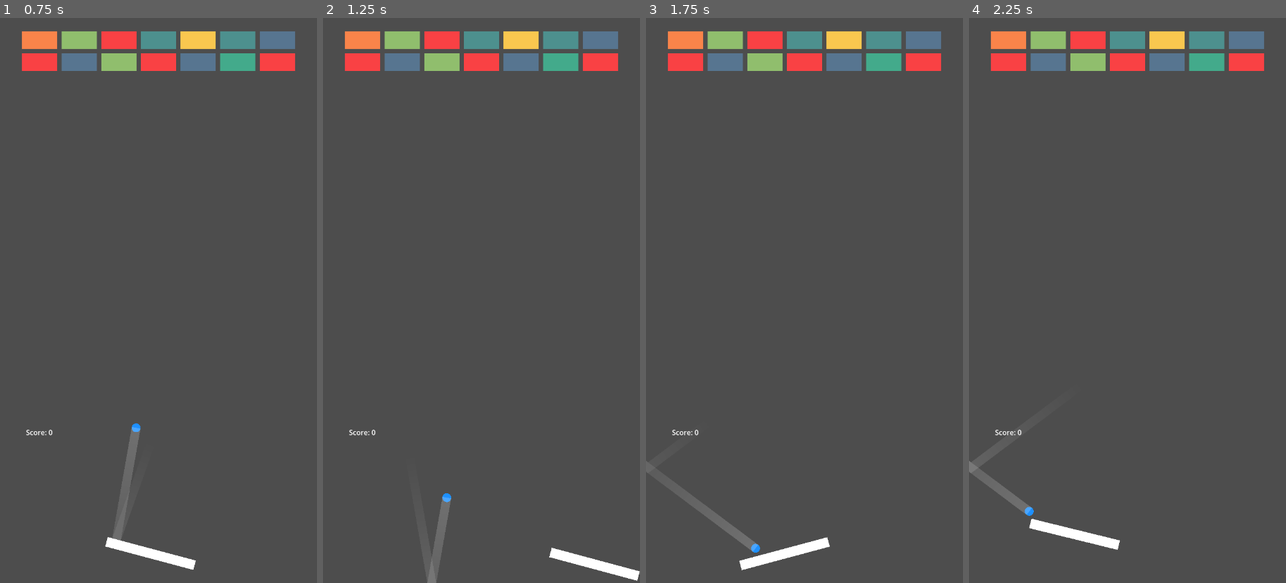
Above: before the commit, frames 1-4 (left to right).
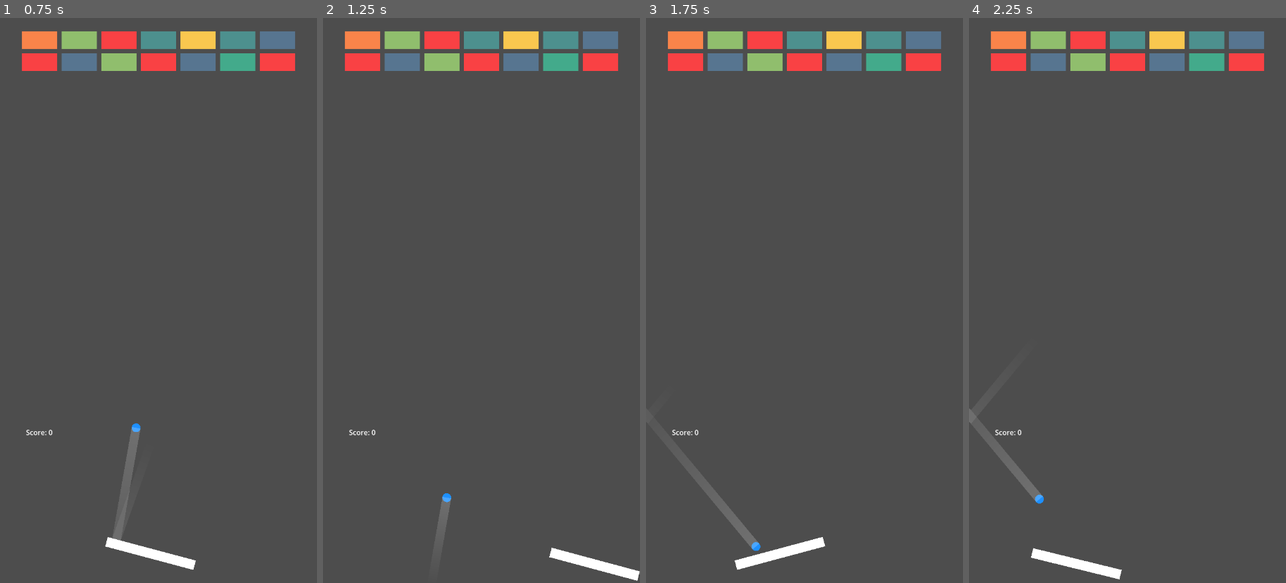
Above: after the commit, the same moments.

Repository: lbarman/brickgame
Game: Godot game, scene res://main.tscn
Same seed, same stepped clock (60 frames per second), same inputs: the game is played once before the commit and once after it.
Inputs:
- Up to frame 1 (0.75 s): tap Enter (ui_accept) at 0.5 s; hold Right (ui_right) from 0.53 s (still down); hold Enter (ui_accept) from 0.53 s (still down)
- Up to frame 2 (1.25 s): keep holding Right (ui_right); keep holding Enter (ui_accept)
- Up to frame 3 (1.75 s): release Right (ui_right) at 1.28 s; release Enter (ui_accept) at 1.28 s; hold Left (ui_left) from 1.28 s (still down); tap F at 1.35 s; tap Enter (ui_accept) at 1.52, 1.55 s
- Up to frame 4 (2.25 s): tap Enter (ui_accept) at 1.82 s; release Left (ui_left) at 2.03 s; hold Right (ui_right) from 2.03 s (still down); hold Enter (ui_accept) from 2.03 s (still down)

Frame 1 is identical in both runs. In frame 2, less than 0.1% of the frame differs, in the area x 32-100%, y 93-100%; in frame 3, 0.8%; in frame 4, 1.7%, in the area x 0-49%, y 69-100%.

Commit message:
Changed files ball_rigid_body_2d.gd,character_body_2d.gd,main.tscn

Diff:
--- a/ball_rigid_body_2d.gd
+++ b/ball_rigid_body_2d.gd
@@ -17,7 +17,7 @@
 @export var trajectory_color_end: Color = Color(1, 1, 1, 0)
 @export var trajectory_max_bounces: int = 3
 
-@onready var bottom_wall: StaticBody2D = $"../../Walls/BottomStaticBody2D"
+@onready var bottom_wall: StaticBody2D = $"../Walls/BottomStaticBody2D"
 @onready var ball_sprite: Sprite2D = $BallSprite
 @onready var trajectory_line: Line2D = $TrajectoryLine2D
 
@@ -93,7 +93,6 @@
 		var query = PhysicsRayQueryParameters2D.create(current_pos, next_pos)
 		query.exclude = [self.get_rid()] # Exclude the ball itself from the query.
 		query.collision_mask = 0xFFFFFFFF
-		query.collide_with_bodies = true
 
 		var result = space_state.intersect_ray(query)
 
--- a/character_body_2d.gd
+++ b/character_body_2d.gd
@@ -1,4 +1,4 @@
-extends CharacterBody2D
+extends StaticBody2D
 
 @export_group("Horizontal Movement")
 @export var initial_speed: int = 300 # The speed when movement starts.
@@ -21,6 +21,7 @@
 @onready var camera_2d: Camera2D = $"../Camera2D"
 @onready var color_rect: ColorRect = $ColorRect
 @onready var ball: RigidBody2D = $"../Ball"
+@onready var shape_cast_2d: ShapeCast2D = $ShapeCast2D
 
 var current_speed: float = 0.0
 var last_direction: int = 0
@@ -29,6 +30,7 @@
 var last_hit_time: int = 0
 var is_rising: bool = false
 var cant_rise: bool = false
+var collision_normal: Vector2
 
 func _ready() -> void:
 	min_max_x = get_viewport_rect().size.x/2 - color_rect.size.x/2
@@ -36,42 +38,33 @@
 
 func _physics_process(delta: float) -> void:
 
-	var target_velocity = Vector2.ZERO
-
 	# Horizontal movement
 	var direction = Input.get_axis("ui_left", "ui_right")
 
-	if direction != 0 && abs(position.x) != min_max_x:
+	if direction != 0:
 		current_speed += acceleration * delta
 		current_speed = min(current_speed, max_speed)
-		target_velocity.x = direction * current_speed
+		position.x += direction * current_speed * delta
 
 	else:
 		current_speed = initial_speed
-		target_velocity.x = move_toward(velocity.x, 0, acceleration * delta)
 
-	if position.x <= -min_max_x and target_velocity.x < 0:
-		target_velocity.x = 0
-	if position.x >= min_max_x and target_velocity.x > 0:
-		target_velocity.x = 0
+	position.x = clamp(position.x, -min_max_x, min_max_x)
 
 	# Vertical movement
 	# "ui_accept" is the default mapping for the Spacebar.
 	if Input.is_action_pressed("ui_accept") && !cant_rise:
 		is_rising = true
 		if position.y > initial_y - max_y_offset:
-			target_velocity.y = -vertical_speed
+			position.y -= vertical_speed * delta
 		else:
-			target_velocity.y = 0
+			position.y = initial_y - max_y_offset
 	else:
 		# Smoothly return to the initial Y position
-		target_velocity.y = (initial_y - position.y) * return_y_speed
+		position.y = lerp(position.y, initial_y, return_y_speed * delta)
 		is_rising = false
 		if cant_rise && (initial_y - position.y) < 1:
 			cant_rise = false
-
-	velocity = target_velocity
-	move_and_slide()
 
 	# Tilting
 	var target_rotation = 0.0
@@ -85,21 +78,11 @@
 		# In all other cases, slowly return to a flat position.
 		rotation_degrees = lerp(rotation_degrees, 0.0, tilt_return_speed * delta)
 
-	# Collision Detection
-	for i in range(get_slide_collision_count()):
-		var collision = get_slide_collision(i)
-		if collision.get_collider().is_in_group("ball"):
-			ball_collision(collision)
-
-func ball_collision(collision: KinematicCollision2D):
-	var current_time = Time.get_ticks_msec()
-	if last_hit_time == -1 || current_time - last_hit_time > hit_debounce_delay * 1000:
-		last_hit_time = current_time
-		ball_collision_debounced(collision)
-
-func ball_collision_debounced(collision: KinematicCollision2D):
-	if is_rising:
-		#ball.speed_up()
-		cant_rise = true
-		#var impulse = -collision.get_normal() * ball.linear_velocity.length() * 2.0
-		#ball.apply_central_impulse(impulse)
+	if shape_cast_2d.is_colliding():
+		var collider = shape_cast_2d.get_collider(0)
+		if collider and collider.is_in_group("ball"):
+			cant_rise = true
+			var collision_normal = shape_cast_2d.get_collision_normal(0)
+			var impulse = -collision_normal * ball.linear_velocity.length() * 2.0
+			ball.apply_central_impulse(impulse)
+			print("can't rise = true")
--- a/main.tscn
+++ b/main.tscn
@@ -29,9 +29,13 @@
 
 [node name="Camera2D" type="Camera2D" parent="."]
 
-[node name="Pad" type="CharacterBody2D" parent="."]
+[node name="Pad" type="StaticBody2D" parent="."]
 position = Vector2(-100, 600)
 script = ExtResource("2_1bvp3")
+
+[node name="ShapeCast2D" type="ShapeCast2D" parent="Pad"]
+shape = SubResource("RectangleShape2D_ig7tw")
+target_position = Vector2(0, -1)
 
 [node name="CollisionShape2D" type="CollisionShape2D" parent="Pad"]
 position = Vector2(0.5, 1)
